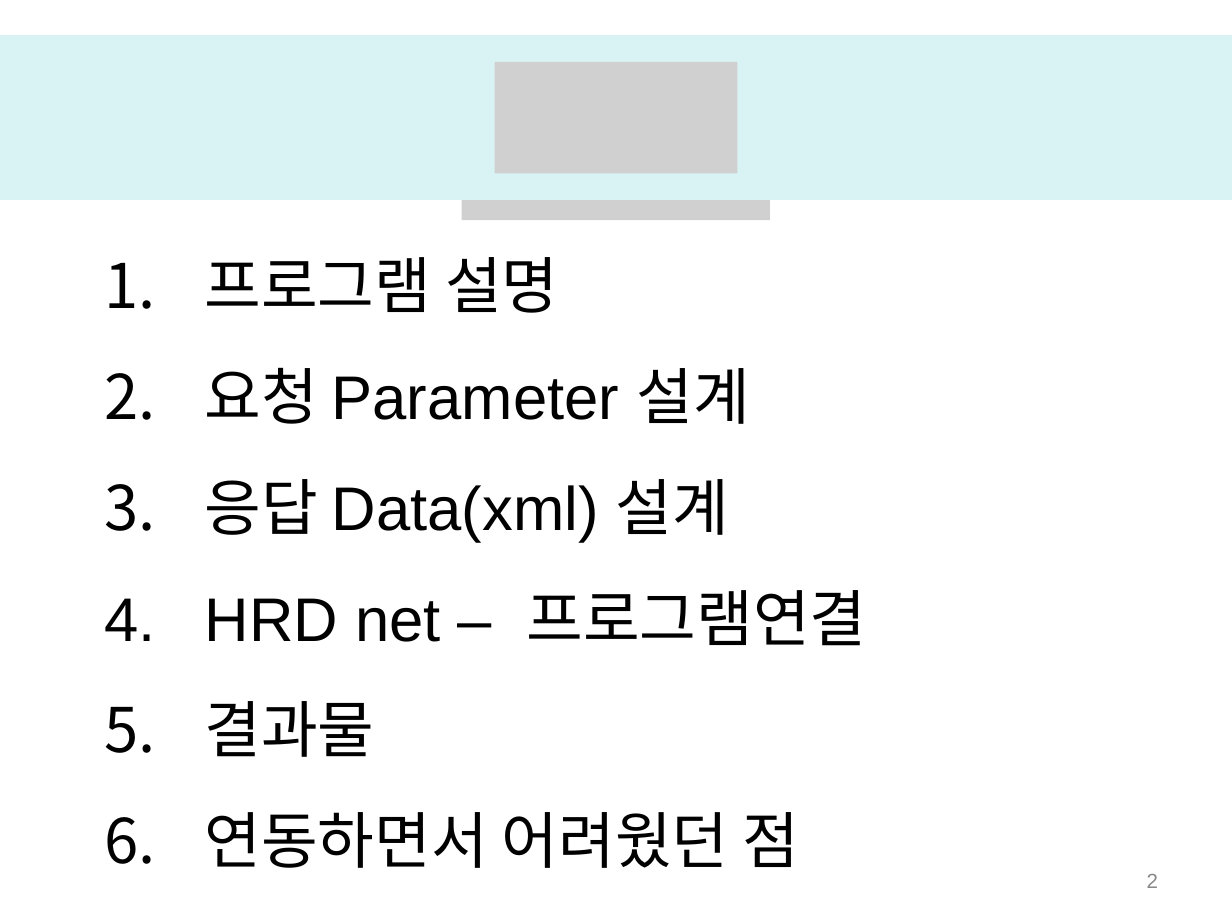
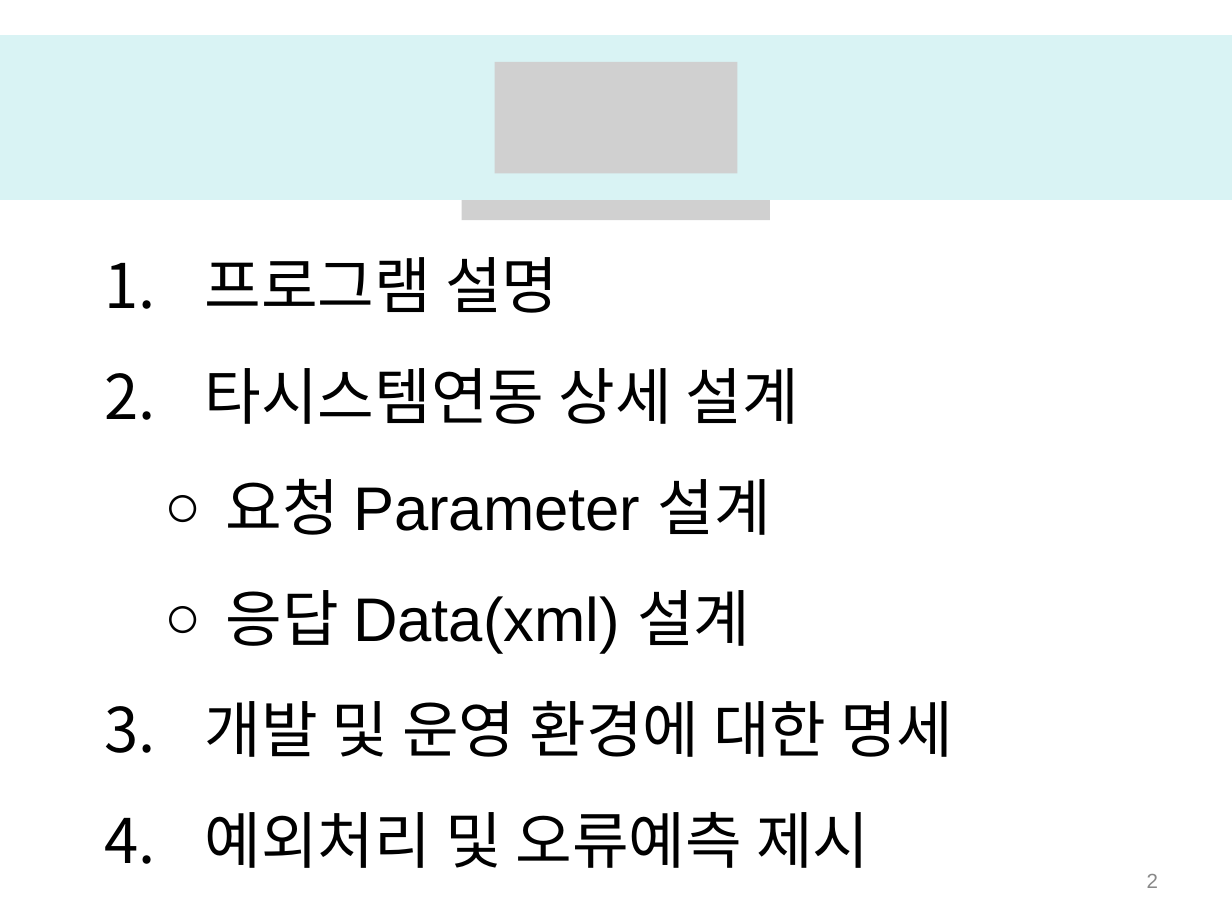
Before and after one commit to miniplugin/human, a slide deck: slide 2 of git_img/develop_report.pptx. Drawn at 1232x924 pixels with LibreOffice and Linux fonts; fonts in the diff are those of the drawing; grey boxes stand for pictures; background and template pictures are left out. Boxes give left, top, right and bottom in pixels: in the first picture for what was removed or moved away, otherwise in the second. Text is boxed around its words. In the diff, an @@ line names an element or a change of style, - is before the commit and + after.

```diff
--- a/git_img/develop_report.pptx
+++ b/git_img/develop_report.pptx
@@ text at box(205, 368, 799, 424): paragraph added @@
+2. 타시스템연동 상세 설계
@@ text at box(226, 478, 771, 653): bullet 1. to ○; list level 1 to 2 in "요청 Parameter 설계"; list level 1 to 2 in "응답 Data(xml) 설계" @@
@@ text at box(205, 701, 953, 868): text changed @@
-4. HRD net – 프로그램연결
-5. 결과물
-6. 연동하면서 어려웠던 점
+3. 개발 및 운영 환경에 대한 명세
+4. 예외처리 및 오류예측 제시
```
Also in this commit, not shown: 4 other slides changed, 1 slide added, 3 slides removed.
